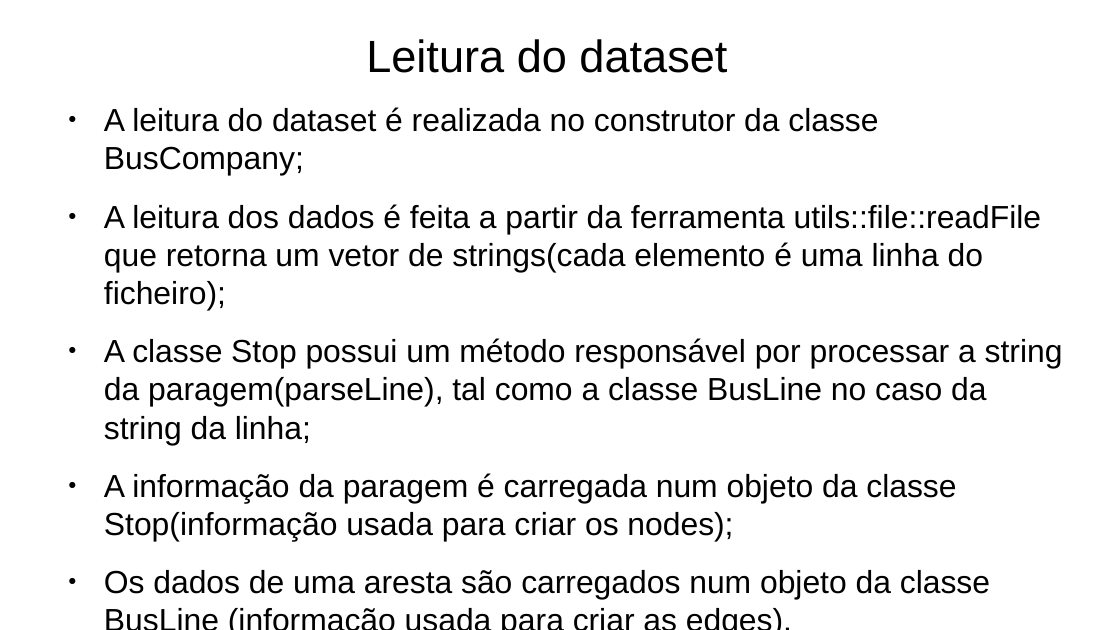
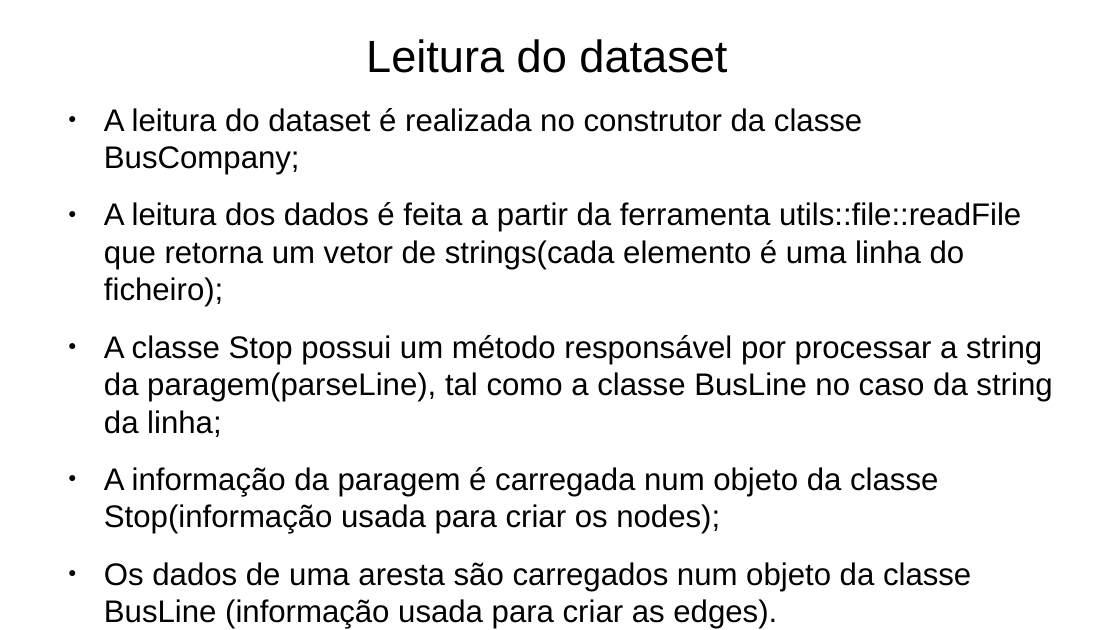
Before and after one commit to Naapperas/feup-aed-proj2, a slide deck: slide 3 of Apresentação.pptx. Drawn at 1120x630 pixels with LibreOffice and Linux fonts; fonts in the diff are those of the drawing. Boxes give left, top, right and bottom in pixels: in the first picture for what was removed or moved away, otherwise in the second. Text is boxed around its words. In the diff, an @@ line names an element or a change of style, - is before the commit and + after.

```diff
--- a/Apresentação.pptx
+++ b/Apresentação.pptx
@@ text "A leitura do dataset é ..." at (104, 108, 1052, 629): size 22.6 to 22.1 pt @@
```
Also in this commit, not shown: 7 other slides changed, 2 slides added, 1 slide removed.
